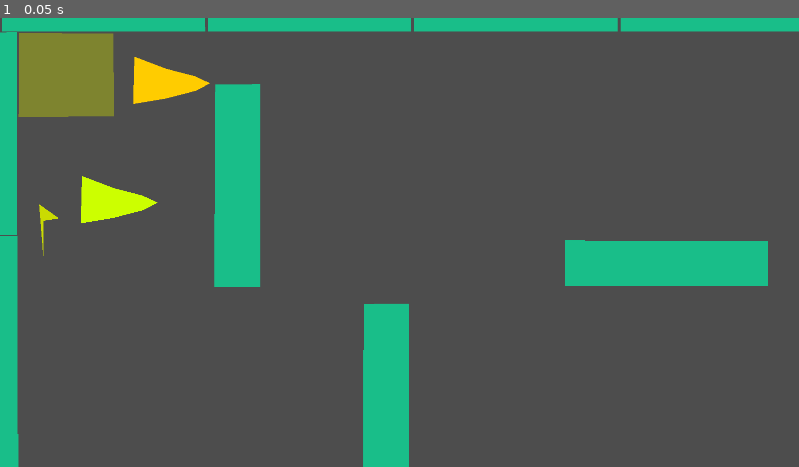
Above: before the commit, frame 1.
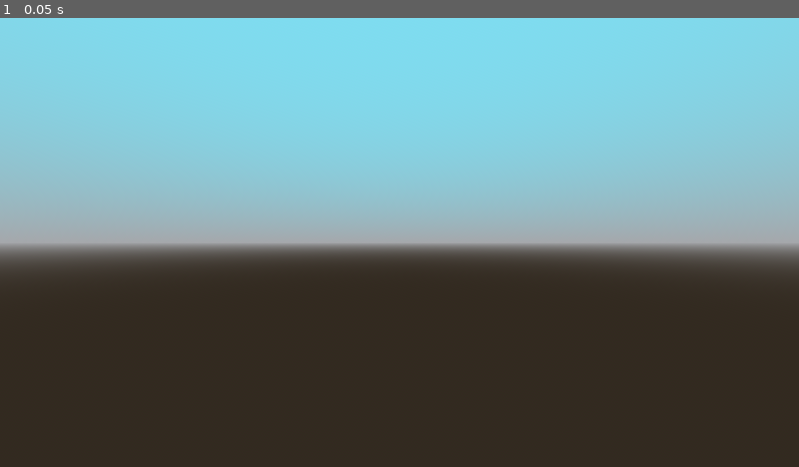
Above: after the commit, the same moment.

Repository: AidanNC/Tanks
Game: Godot game, scene res://scenes/main3D.tscn
Two runs of this game, one before a commit and one after it. Both use one fixed random seed, a clock stepped at 60 frames per second and the inputs below. Before the commit the project starts from res://scenes/main.tscn.
Inputs:
- Up to frame 1 (0.05 s): no input

The runs differ from the first frame. In frame 1, 98% of the frame differs, in the area x 0-100%, y 0-100%.

Commit message:
adding basic 3d world

Diff:
--- a/wiitanks/project.godot
+++ b/wiitanks/project.godot
@@ -11,7 +11,7 @@
 [application]
 
 config/name="wiitanks"
-run/main_scene="res://scenes/main.tscn"
+run/main_scene="uid://72eccrxemolg"
 config/features=PackedStringArray("4.4", "GL Compatibility")
 config/icon="res://icon.svg"
 
--- /dev/null
+++ b/wiitanks/scenes/main3D.tscn
@@ -0,0 +1,22 @@
+[gd_scene load_steps=4 format=3 uid="uid://72eccrxemolg"]
+
+[sub_resource type="ProceduralSkyMaterial" id="ProceduralSkyMaterial_5jjtw"]
+sky_top_color = Color(0.489937, 0.869271, 0.947554, 1)
+
+[sub_resource type="Sky" id="Sky_3ls03"]
+sky_material = SubResource("ProceduralSkyMaterial_5jjtw")
+
+[sub_resource type="Environment" id="Environment_1geb6"]
+background_mode = 2
+sky = SubResource("Sky_3ls03")
+
+[node name="Main3d" type="Node3D"]
+
+[node name="Camera3D" type="Camera3D" parent="."]
+transform = Transform3D(1, 0, 0, 0, 1, 0, 0, 0, 1, 0, 0, 2.68392)
+
+[node name="WorldEnvironment" type="WorldEnvironment" parent="."]
+environment = SubResource("Environment_1geb6")
+
+[node name="DirectionalLight3D" type="DirectionalLight3D" parent="."]
+transform = Transform3D(0.993696, 0.000937242, -0.112107, 0.112111, -0.00830727, 0.993661, 0, -0.999965, -0.00835997, 0, 2.54474, 0)
Not shown: 1 places in wiitanks/scenes/main.tscn that only renumber resources
